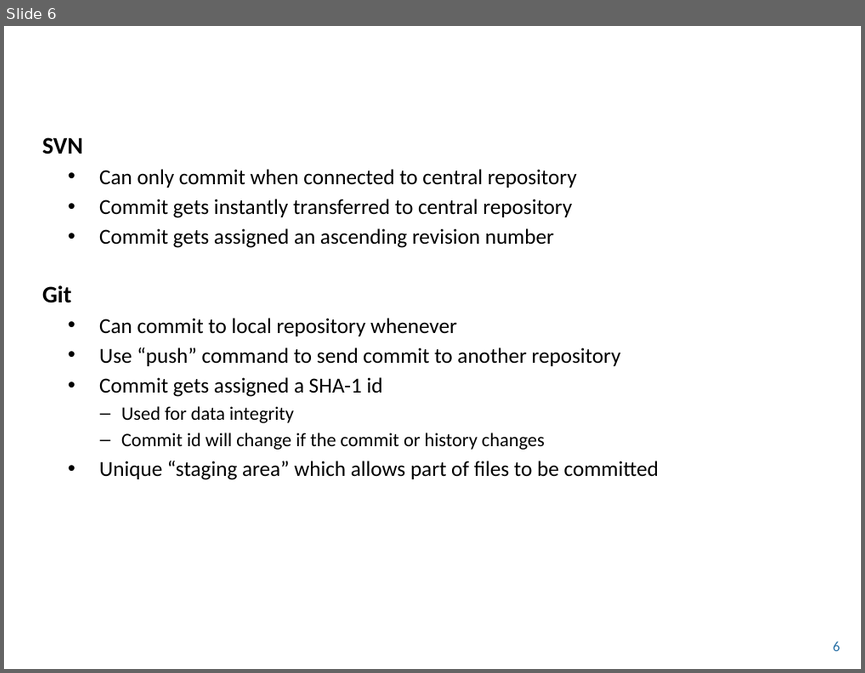
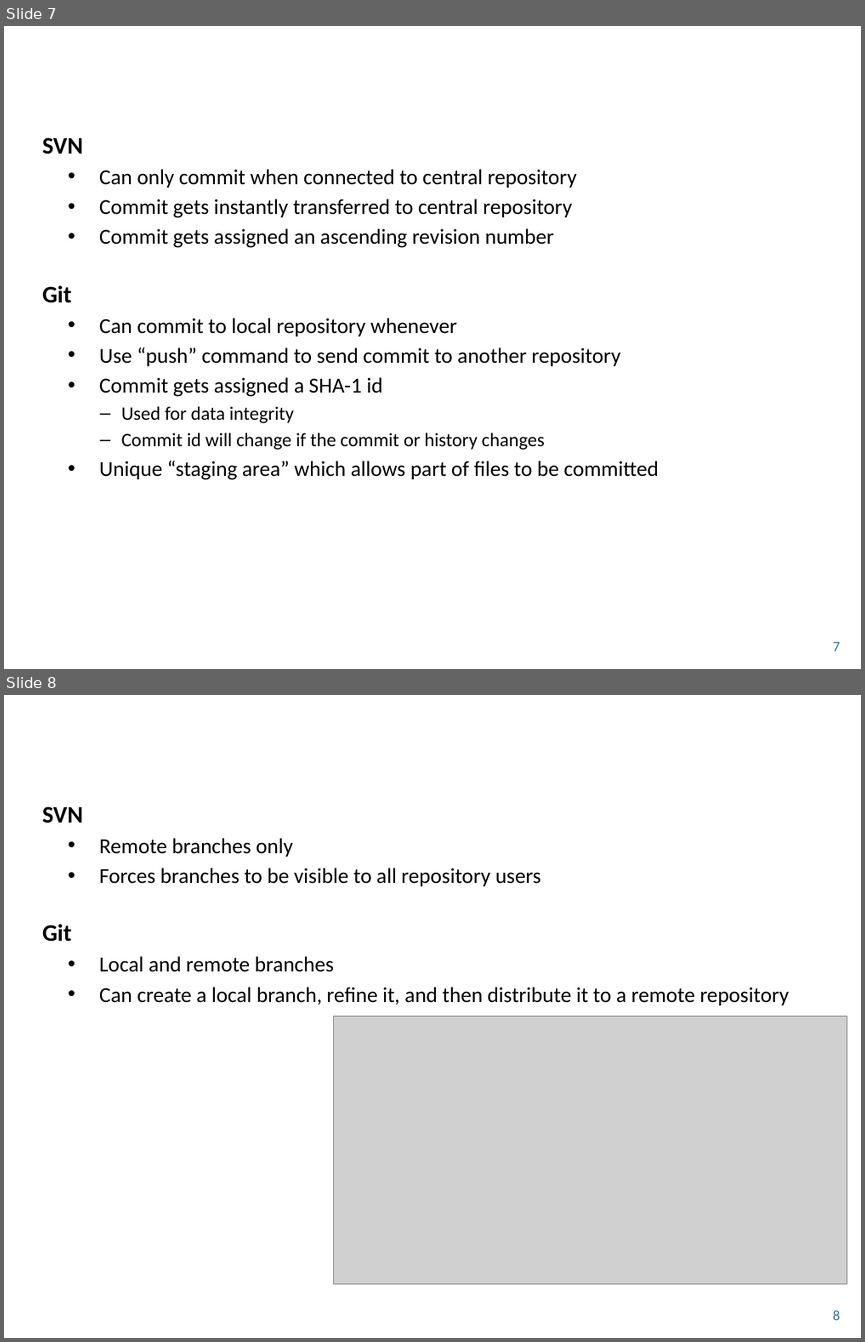
Before and after one commit to andy-kelsey/SESG-Demo, a slide deck: SESG – GIT.pptx. Shown one above the other, each under a label of ours: slide 6 before the commit, slides 7 and 8 after it. The pictures are 865x673 and 865x1342 pixels, drawn with LibreOffice and Linux fonts; fonts in the diff are those of the drawing; grey boxes stand for pictures; background and template pictures are left out. Boxes give left, top, right and bottom in pixels: in the first picture for what was removed or moved away, otherwise in the second. Text is boxed around its words. In the diff, an @@ line names an element or a change of style, - is before the commit and + after.

```diff
--- a/SESG – GIT.pptx
+++ b/SESG – GIT.pptx
@@ slide 8 added at (4, 695, 861, 1338), background picture (left out) @@
@@ title added at (4, 695, 861, 771), 32 pt, text #FFFFFF @@
+BRANCHING
@@ text added at (42, 806, 789, 1005), 18 pt, text #000000 @@
+  SVN
+  • Remote branches only
+  • Forces branches to be visible to all repository users
+  Git
+  • Local and remote branches
+  • Can create a local branch, refine it, and then distribute it to a remote repository
@@ picture added at (334, 1016, 847, 1283) @@
@@ page number added at (833, 1310, 840, 1320), 12 pt, text #2A71A6 @@
+8
@@ what was slide 6 is now slide 7 @@
@@ page number at (833, 641, 840, 651): text changed @@
-6
+7
```
Also in this commit, not shown: 3 slides changed, 4 other slides added, 1 slide removed.
